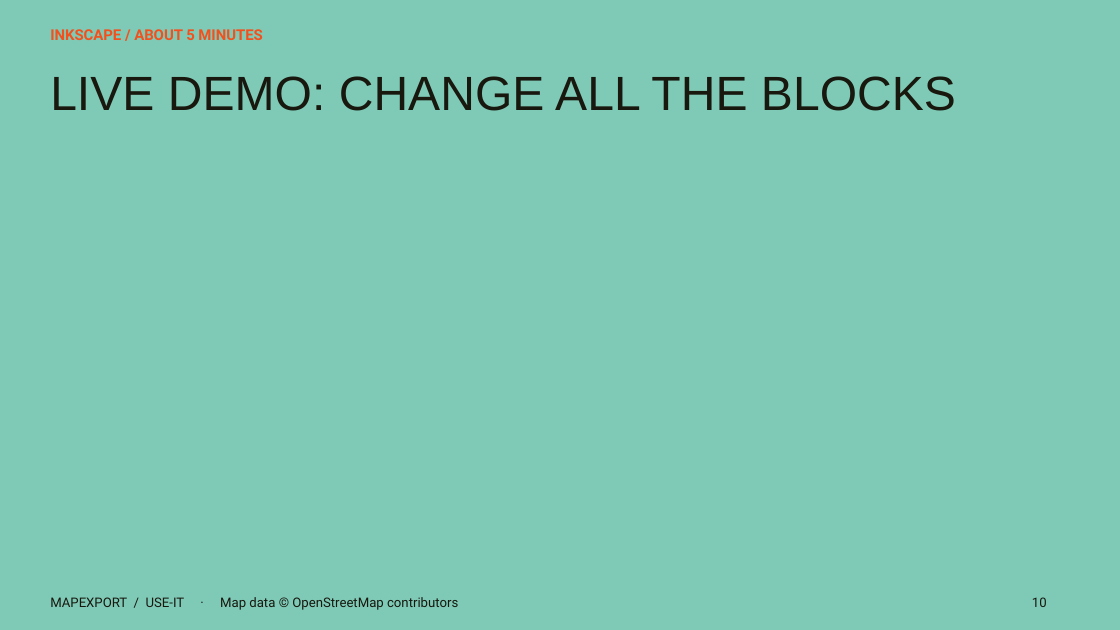
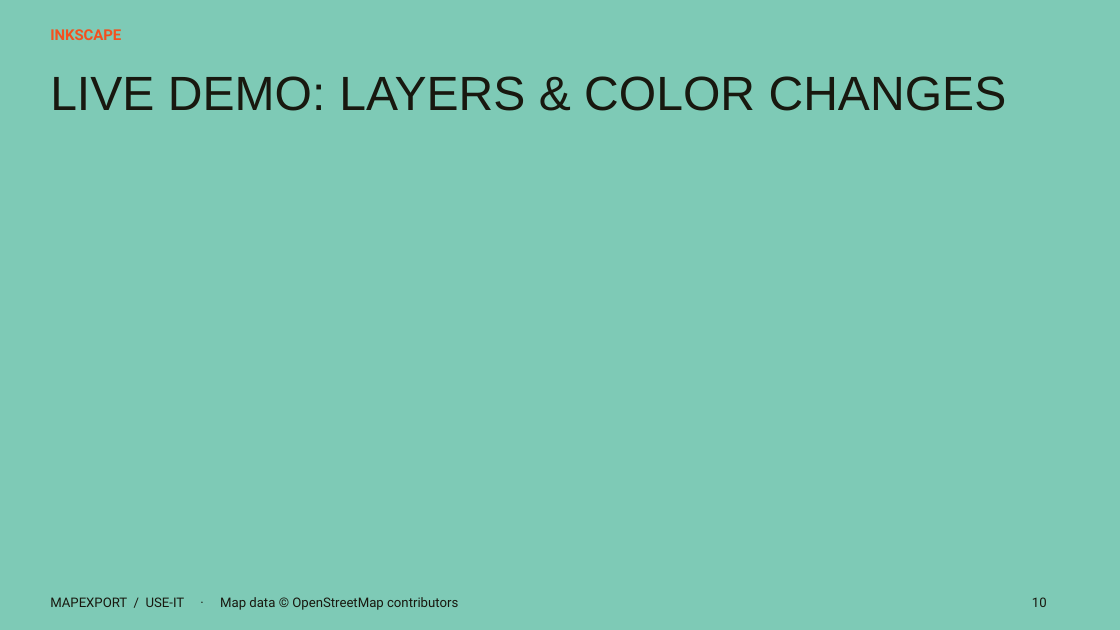
Before and after one commit to shifthappens/MapExport, a slide deck: slide 9 of presentations/mapexport-workshop-merged.pptx (slide 10 before the commit). Drawn at 1120x630 pixels with LibreOffice and Linux fonts; fonts in the diff are those of the drawing. Boxes give left, top, right and bottom in pixels: in the first picture for what was removed or moved away, otherwise in the second. Text is boxed around its words. In the diff, an @@ line names an element or a change of style, - is before the commit and + after.

```diff
--- a/presentations/mapexport-workshop-merged.pptx
+++ b/presentations/mapexport-workshop-merged.pptx
@@ text at box(50, 29, 121, 40): text changed @@
-INKSCAPE / ABOUT 5 MINUTES
+INKSCAPE
@@ text at box(50, 76, 1007, 111): text changed @@
-LIVE DEMO: CHANGE ALL THE BLOCKS
+LIVE DEMO: LAYERS & COLOR CHANGES
```
Also in this commit, not shown: 2 other slides changed, 1 slide removed, 1 other file.
